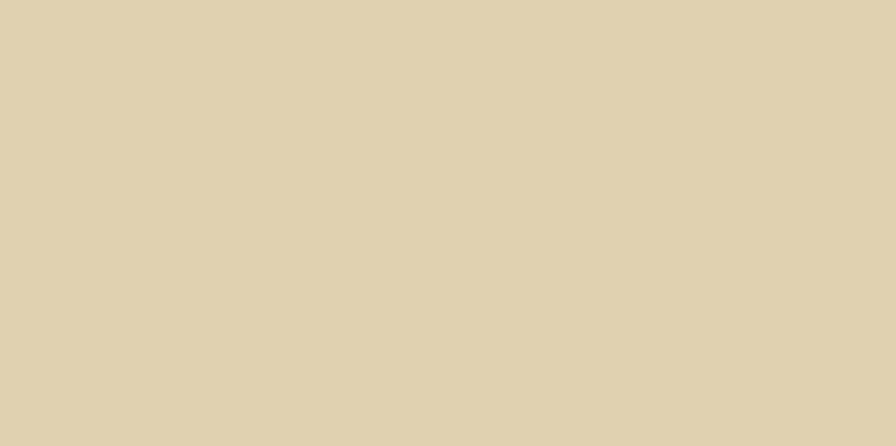
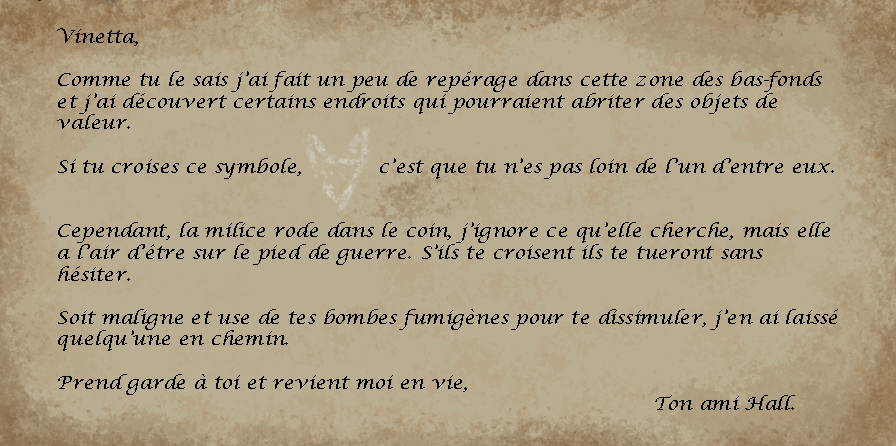
Comparing the layer stacks of the two 896 × 446 images. Changes:
hid "Calque 2" over [603, 32, 881, 419]
showed "Calque 1" over [301, 120, 372, 213]
showed "Vinetta, Comme tu le sais j’ai fait un peu de repérage dans ce", blend normal → pin light, painted on it over [57, 28, 838, 410]
added layer "Calque 6" above "Calque 5" over [0, 0, 896, 446]
added layer "Calque 5" above "Calque 4" over [0, 0, 896, 446]
added layer "Calque 4" above "Calque 3" over [0, 0, 896, 446]
moved "Calque 3" above "fleche_retour", painted on it over [0, 0, 896, 446]
painted on "Arrière-plan" over [0, 0, 896, 446]
